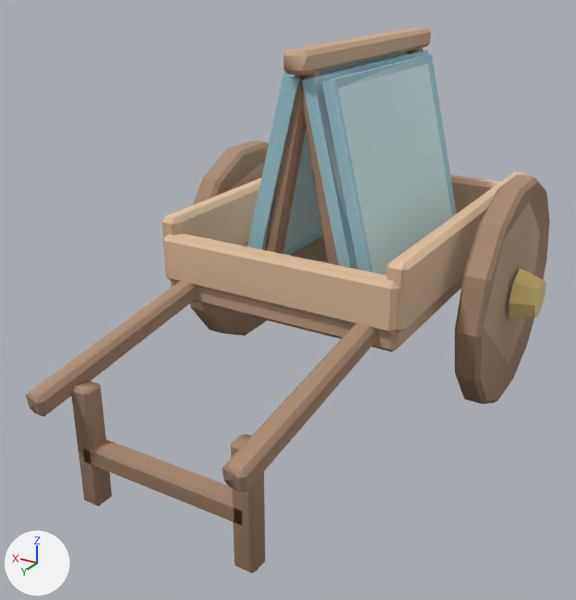
Before and after pictures for a commit that changed the glTF model assets/models/glass-cart/glass-cart.low.glb.
Camera for both pictures: a 50 mm camera at (-0.903, 1.886, 1.099) aimed at (0.027, 0.335, 0.324). The lights are fixed; the arrows at lower left show +X, +Y and +Z. The first picture is the older version. Where no turn or scale is listed for an object, it has been applied to the vertices. Vertices at exactly the same position are counted once.

Names of what the first picture shows: 'glass-cart'.
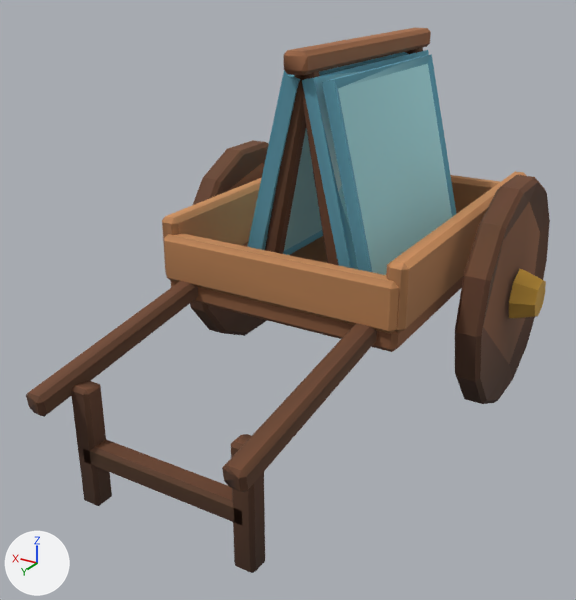
Pixel boxes (x1, y1, x2, y2) of what changed, in the pictures (576 x 600 px; the box of a moved part takes in the faces that stretch with it):
part 1 of me_glass_cart, moved or reshaped (mostly hidden): (262, 54, 408, 251) in both
part 2 of me_glass_cart, recoloured (darker): (26, 28, 550, 573) in both

The edits, one by one:
me_glass_cart is used by ob_glass_cart; location (0.0, 0.252, 0.457).
me_glass_cart had 553 vertices, 1014 faces and spanned x -0.49..0.49, y -0.717..0.717, z -0.457..0.457.
me_glass_cart now has 551 vertices, 1010 faces and spans x -0.49..0.49, y -0.717..0.717, z -0.457..0.457.
Part 1, on me_glass_cart:
3 vertices are removed from x 0.015..0.126, y -0.395..0.057, z -0.069..0.375.
16 faces are deleted.
1 vertex is added at (0.065, -0.013, 0.375).
12 new faces join them.
me_glass_cart part 2: 998 kept faces spanning x -0.49..0.49, y -0.717..0.717, z -0.457..0.457 get new vertex colours.
